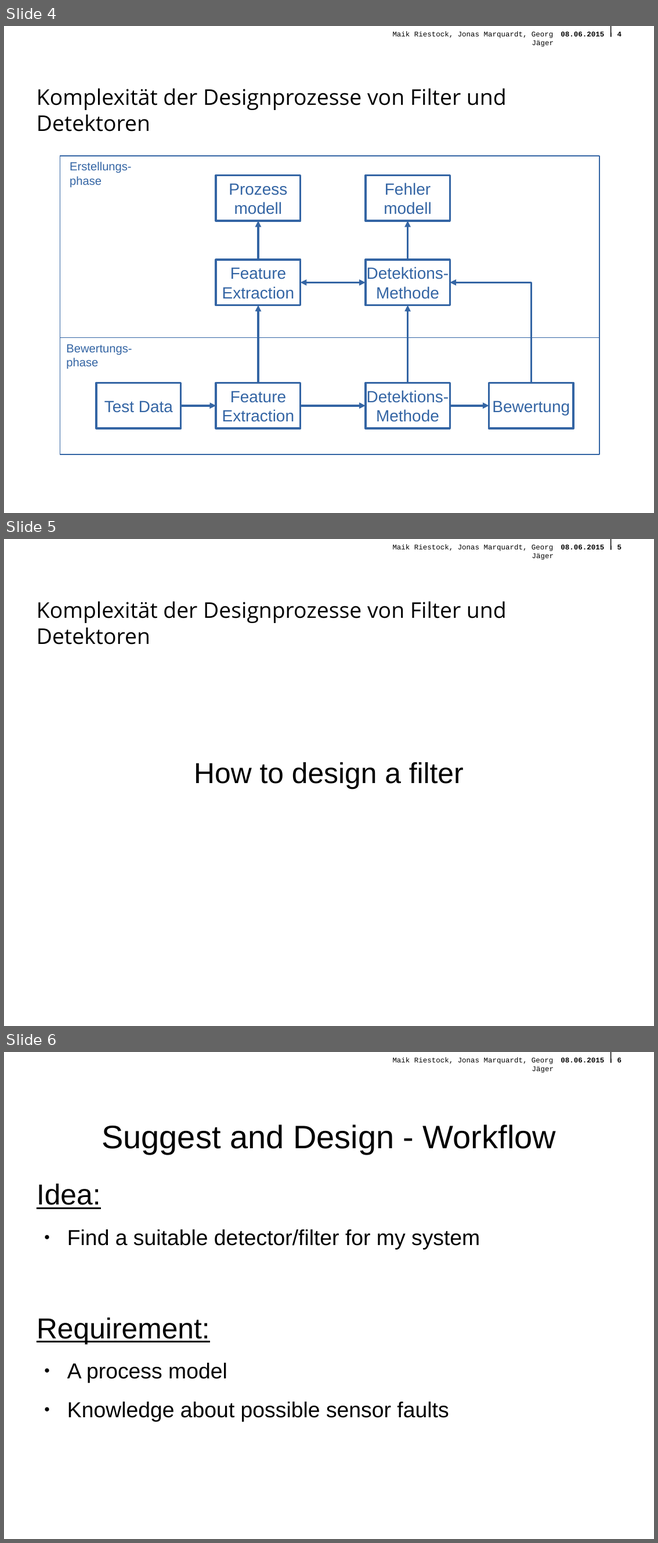
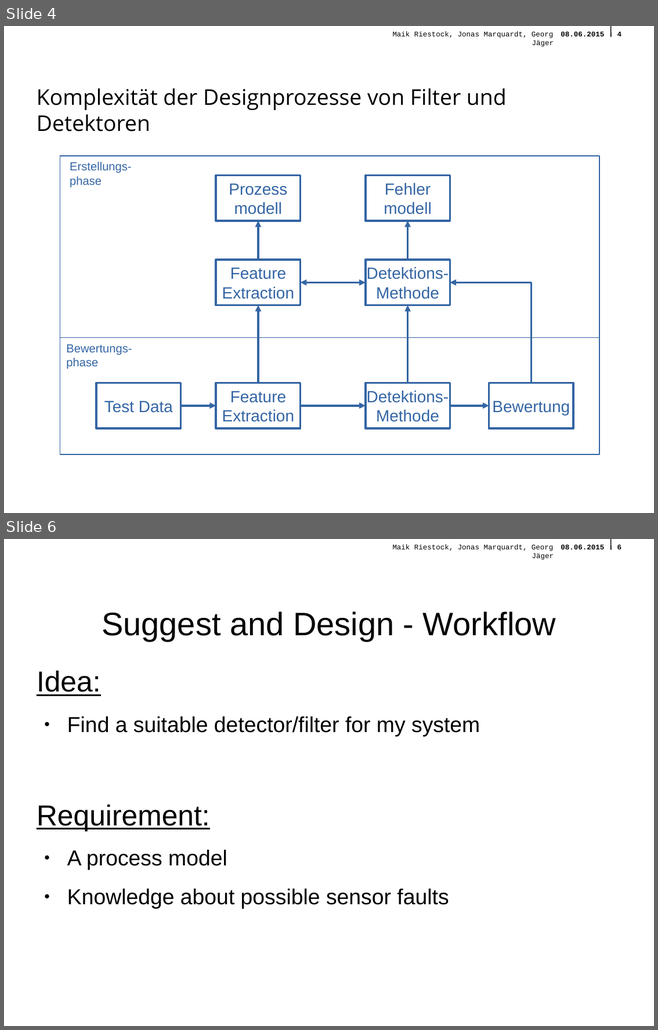
Before and after one commit to querquer/faultframework, a slide deck: Presentation/FinalePraesentationFramework.odp. Shown one above the other, each under a label of ours: slides 4, 5 and 6 before the commit, slides 4 and 6 after it; the slides between them are not shown. The pictures are 658x1543 and 658x1030 pixels, drawn with LibreOffice and Linux fonts; fonts in the diff are those of the drawing; background and template pictures are left out. Boxes give left, top, right and bottom in pixels: in the first picture for what was removed or moved away, otherwise in the second. Text is boxed around its words. In the diff, an @@ line names an element or a change of style, - is before the commit and + after.

```diff
--- a/Presentation/FinalePraesentationFramework.odp
+++ b/Presentation/FinalePraesentationFramework.odp
@@ slide 5 removed at <box>4,539,654,1026</box>, background picture (left out); not listed: 4 template elements that a slide beside it also shows @@
@@ text removed at <box>36,601,506,645</box> @@
-Komplexität der Designprozesse von Filter und Detektoren
@@ text removed at <box>194,762,463,790</box> @@
-How to design a filter
```
Also in this commit, not shown: 1 slide changed, 1 slide added, 1 other file.
